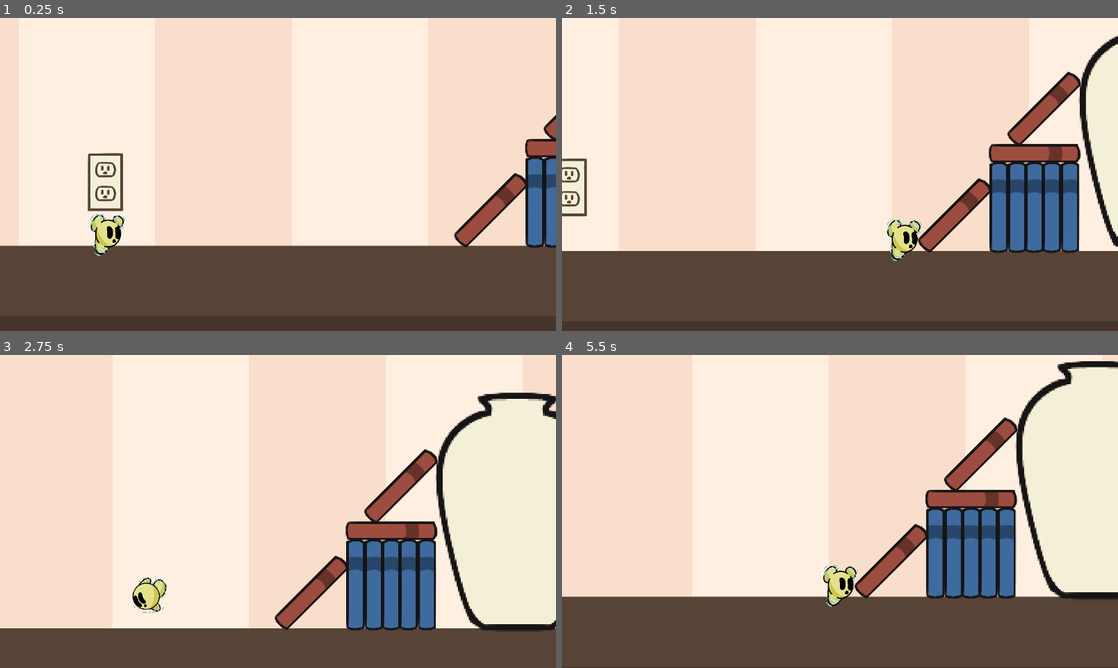
Above: before the commit, frames 1-4 (two rows, left to right).
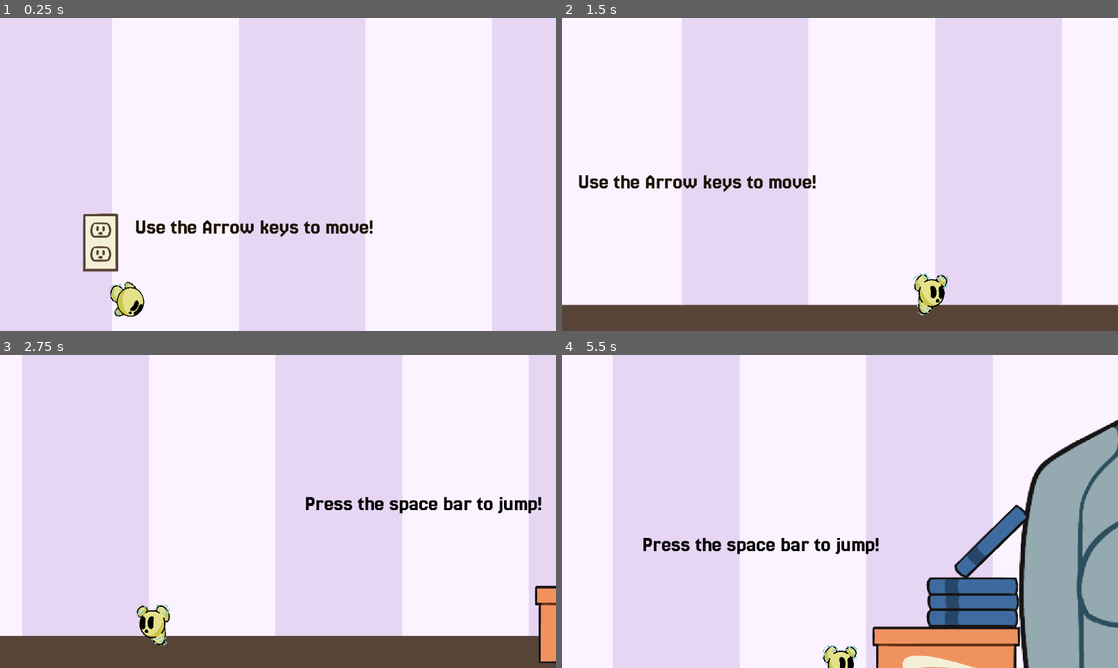
Above: after the commit, the same moments.

Repository: FabGb/UPRM-The-Ultimate-Game-Jam-2026
Game: Godot game, scene res://scenes/Levels/Tutorial.tscn
Two runs of this game, one before a commit and one after it. Both use one fixed random seed, a clock stepped at 60 frames per second and the inputs below. Before the commit the project starts from res://scenes/Levels/level_1.tscn.
Inputs:
- Up to frame 1 (0.25 s): no input
- Up to frame 2 (1.5 s): tap Space at 0.5, 1.25 s; hold Right (ui_right) from 0.53 s (still down); tap Shift (Dash) at 0.6 s; tap Enter (ui_accept) at 0.77 s; tap Down (Cam_D) at 1.35 s
- Up to frame 3 (2.75 s): tap Enter (ui_accept) at 1.52 s; tap Shift (Dash) at 1.55, 2.3 s; tap Space at 2 s; release Right (ui_right) at 2.03 s; hold Left (ui_left) from 2.03 s (still down); tap Up (Cam_Up) at 2.1 s
- Up to frame 4 (5.5 s): tap Space at 2.75, 3.5, 4.25 s; release Left (ui_left) at 2.78 s; hold Right (ui_right) 2.78-4.28 s; tap Shift (Dash) at 2.85, 3.8, 4.55, 5.1 s; tap Enter (ui_accept) at 3.02, 3.77, 4.52 s; hold E (Power_Use) 3.53-4.28 s; hold Left (ui_left) 4.28-5.03 s; tap Ctrl (Remove_Power) at 4.35 s; hold Right (ui_right) from 5.03 s (still down)

The runs differ from the first frame. In frame 1, 100% of the frame differs, in the area x 0-100%, y 0-100%; in frame 2, 92%; in frame 3, 90%; in frame 4, 99%.

Commit message:
linking levels

Diff:
--- a/ultimate_game_jam_2026/project.godot
+++ b/ultimate_game_jam_2026/project.godot
@@ -11,7 +11,7 @@
 [application]
 
 config/name="Ultimate Game Jam 2026"
-run/main_scene="uid://b5kqvxcdbeep1"
+run/main_scene="uid://dd70w6fnyxcp6"
 config/features=PackedStringArray("4.6", "Forward Plus")
 boot_splash/image="uid://7j1m228267d3"
 config/icon="res://icon.svg"
--- a/ultimate_game_jam_2026/scenes/Levels/Tutorial.tscn
+++ b/ultimate_game_jam_2026/scenes/Levels/Tutorial.tscn
@@ -30,10 +30,6 @@
 [sub_resource type="RectangleShape2D" id="RectangleShape2D_wco3g"]
 size = Vector2(20, 21)
 
-[sub_resource type="LabelSettings" id="LabelSettings_wco3g"]
-font_size = 50
-font_color = Color(0.105643965, 0.06989858, 0.018451989, 1)
-
 [node name="Tutorial" type="Node2D" unique_id=1675367804]
 
 [node name="Background" type="Sprite2D" parent="." unique_id=1144685297]
@@ -114,6 +110,7 @@
 
 [node name="Player" parent="." unique_id=578981327 instance=ExtResource("3_v54kn")]
 position = Vector2(302, -380)
+collision_mask = 17
 
 [node name="Camera2D" type="Camera2D" parent="Player" unique_id=448429061]
 position = Vector2(125, -250)
@@ -147,7 +144,7 @@
 offset_top = 4344.0
 offset_right = 622.0
 offset_bottom = 4546.0
-text = "Use the D-pad to move! "
+text = "Use the Arrow keys to move! "
 label_settings = SubResource("LabelSettings_wco3g")
 
 [node name="Jump" type="Label" parent="Game UI" unique_id=1390986433]
@@ -156,7 +153,7 @@
 offset_top = 4323.0
 offset_right = 1587.0
 offset_bottom = 4392.0
-text = "Press A to jump!"
+text = "Press the space bar to jump!"
 label_settings = SubResource("LabelSettings_wqb03")
 
 [node name="Dash" type="Label" parent="Game UI" unique_id=1668763529]
@@ -165,7 +162,7 @@
 offset_top = 3787.0
 offset_right = 5080.0
 offset_bottom = 3856.0
-text = "Use LB to Dash Across!"
+text = "Use the shift key to Dash Across!"
 label_settings = SubResource("LabelSettings_251ly")
 
 [node name="Floor" type="StaticBody2D" parent="." unique_id=122893802]
--- a/ultimate_game_jam_2026/scenes/Levels/level_1.tscn
+++ b/ultimate_game_jam_2026/scenes/Levels/level_1.tscn
@@ -276,6 +276,7 @@
 
 [node name="Router" parent="Objects" unique_id=2080919676 instance=ExtResource("8_4p1o3")]
 position = Vector2(3817, -1158)
+next_scene = "res://scenes/Levels/level_3.tscn"
 
 [node name="Shelf" parent="Objects" unique_id=652424577 instance=ExtResource("9_j85eu")]
 position = Vector2(4457.0005, -405.00003)
--- a/ultimate_game_jam_2026/scenes/Levels/level_3.tscn
+++ b/ultimate_game_jam_2026/scenes/Levels/level_3.tscn
@@ -173,6 +173,12 @@
 [node name="Router" parent="TileMap" unique_id=2080919676 instance=ExtResource("7_r15cd")]
 position = Vector2(160, -394)
 scale = Vector2(0.5, 0.5)
+
+[node name="Couch2" parent="TileMap" unique_id=140753801 instance=ExtResource("2_52tvu")]
+position = Vector2(3501, -183)
+
+[node name="Clock" parent="TileMap" unique_id=61810604 instance=ExtResource("12_idx6k")]
+position = Vector2(1869, -591)
 
 [node name="Player" parent="." unique_id=578981327 instance=ExtResource("2_7pnuw")]
 position = Vector2(2860, 2537)
@@ -255,9 +261,3 @@
 scale = Vector2(1.199599, 1.4635602)
 theme_override_colors/font_color = Color(0, 0, 0, 1)
 text = "It's a leap of faith Ampy"
-
-[node name="Clock" parent="." unique_id=61810604 instance=ExtResource("12_idx6k")]
-position = Vector2(1845, 2752)
-
-[node name="Couch" parent="." unique_id=140753801 instance=ExtResource("2_52tvu")]
-position = Vector2(3477, 3160)
Renamed: ultimate_game_jam_2026/scenes/Levels/level_1.gd -> ultimate_game_jam_2026/level_1.gd
Renamed: ultimate_game_jam_2026/scenes/Levels/level_1.gd.uid -> ultimate_game_jam_2026/level_1.gd.uid
